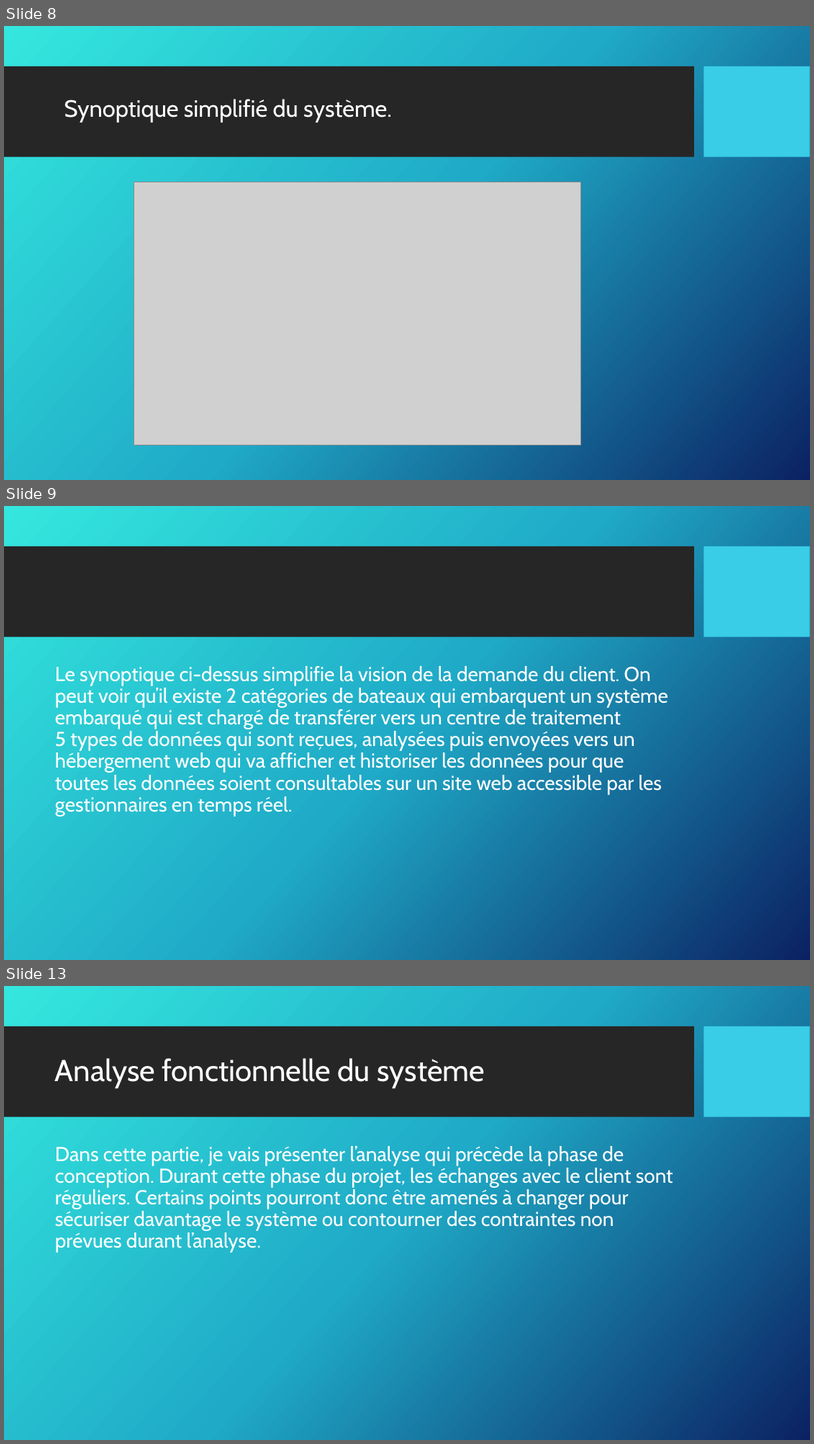
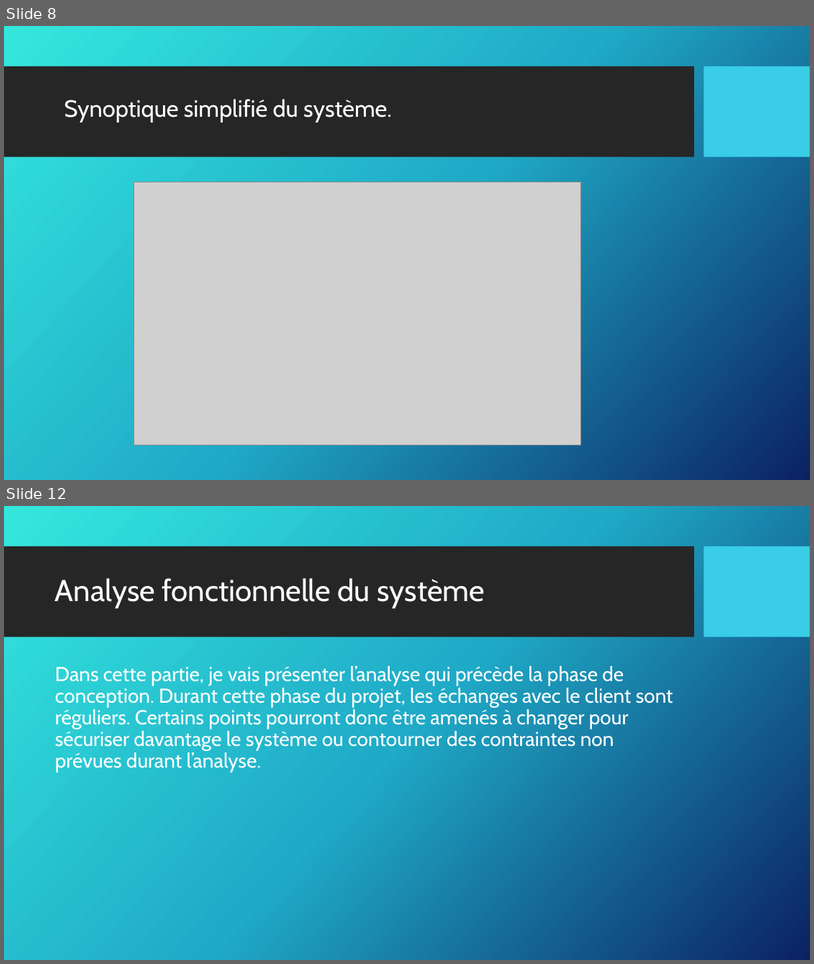
Before and after one commit to vincentsn2/Projet_BTS_Tracking_GPS, a slide deck: Diagramme/Arthur/revueArthurBRICE1.pptx. Shown one above the other, each under a label of ours: slides 8, 9 and 13 before the commit, slides 8 and 12 after it; the slides between them are not shown. The pictures are 814x1444 and 814x964 pixels, drawn with LibreOffice and Linux fonts; fonts in the diff are those of the drawing; grey boxes stand for pictures; background and template pictures are left out. Boxes give left, top, right and bottom in pixels: in the first picture for what was removed or moved away, otherwise in the second. Text is boxed around its words. In the diff, an @@ line names an element or a change of style, - is before the commit and + after.

```diff
--- a/Diagramme/Arthur/revueArthurBRICE1.pptx
+++ b/Diagramme/Arthur/revueArthurBRICE1.pptx
@@ slide 9 removed at (4,506,810,960), background picture (left out); not listed: 2 template elements that a slide beside it also shows @@
@@ text removed at (55,666,669,816) @@
-Le synoptique ci-dessus simplifie la vision de la demande du client. On peut voir qu’il existe 2 catégories de bateaux qui embarquent un système embarqué qui est chargé de transférer vers un centre de traitement 5 types de données qui sont reçues, analysées puis envoyées vers un hébergement web qui va afficher et historiser les données pour que toutes les données soient consultables sur un site web accessible par les gestionnaires en temps réel.
@@ what was slide 13 is now slide 12 @@
```
Also in this commit, not shown: 26 slides changed, 3 slides added, 15 other slides removed.
